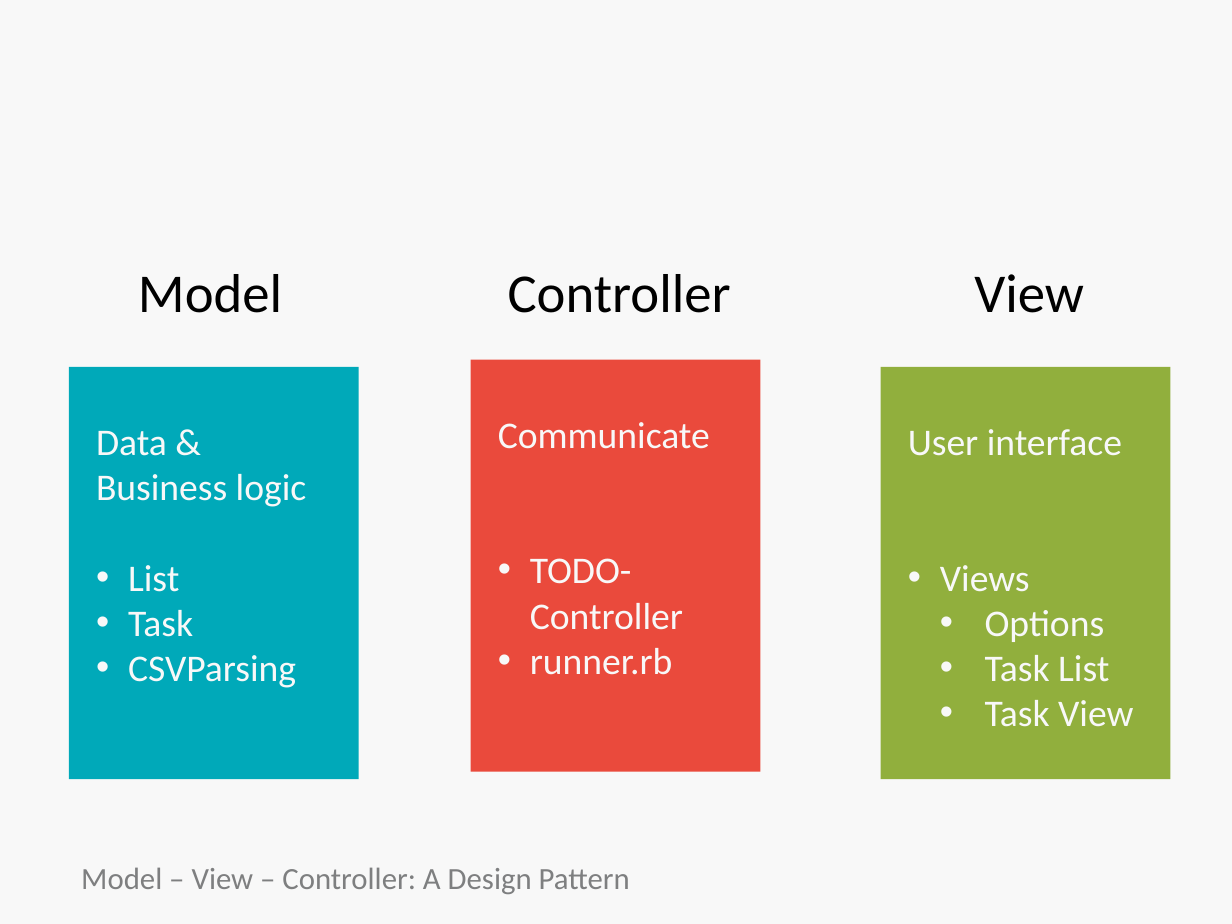
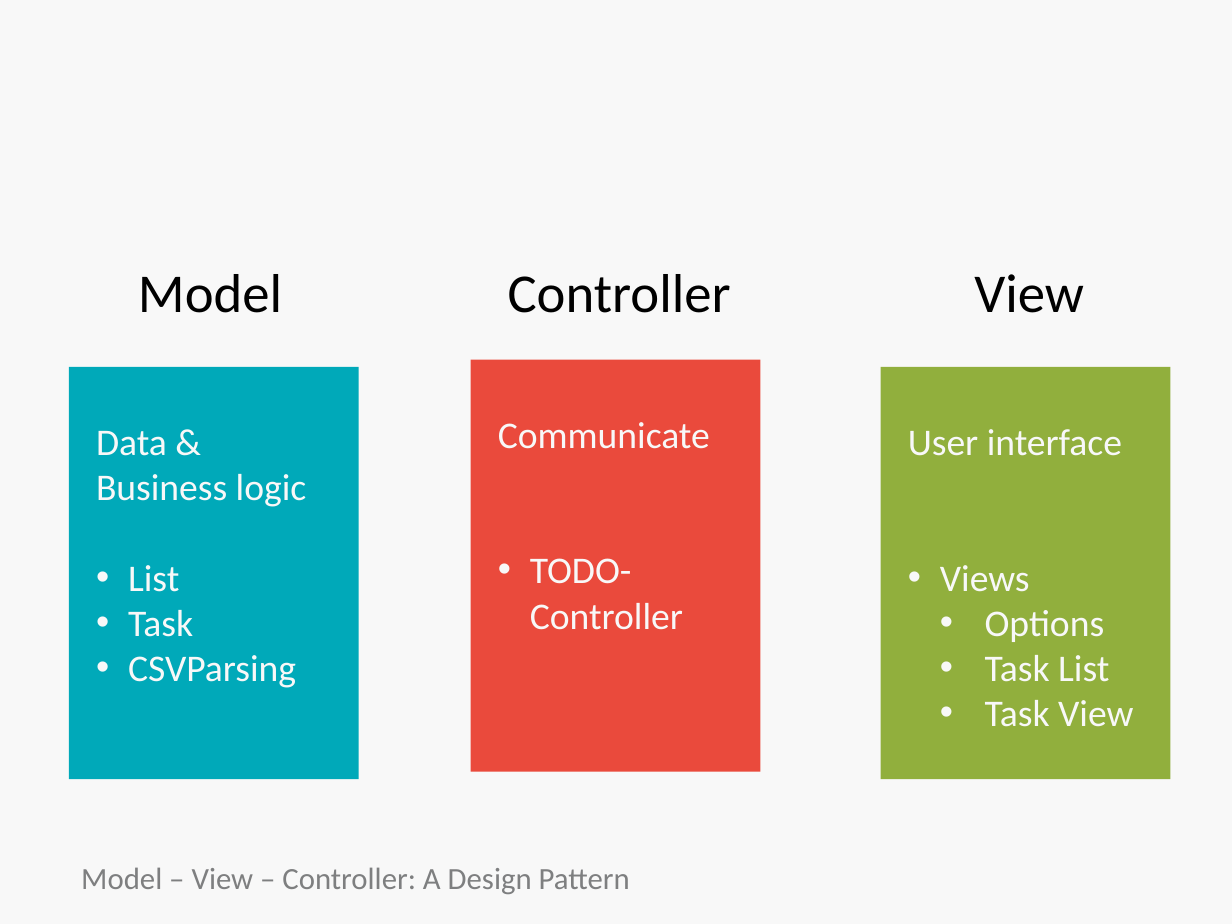
Before and after one commit to bootcoder/lectures, a slide deck: slide 24 of 1phase/ruby-mvc-single-res/HT-MVC.pptx. Drawn at 1232x924 pixels with LibreOffice and Linux fonts; fonts in the diff are those of the drawing; background and template pictures are left out. Boxes give left, top, right and bottom in pixels: in the first picture for what was removed or moved away, otherwise in the second. Text is boxed around its words. In the diff, an @@ line names an element or a change of style, - is before the commit and + after.

```diff
--- a/1phase/ruby-mvc-single-res/HT-MVC.pptx
+++ b/1phase/ruby-mvc-single-res/HT-MVC.pptx
@@ text in rectangle at <box>530,648,673,675</box>: paragraph removed @@
-• runner.rb
```
Also in this commit, not shown: 5 other slides changed, 1 other file.
